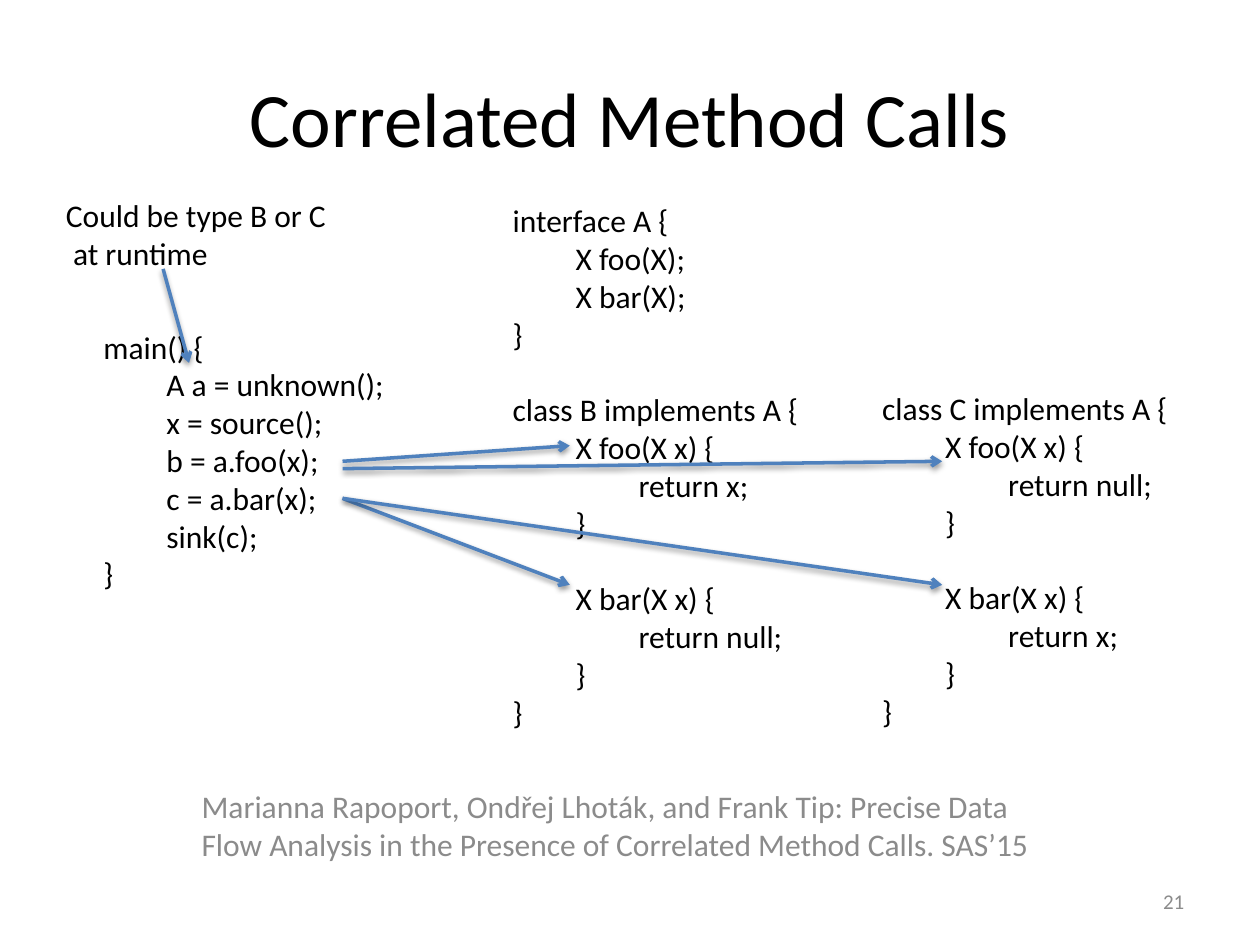
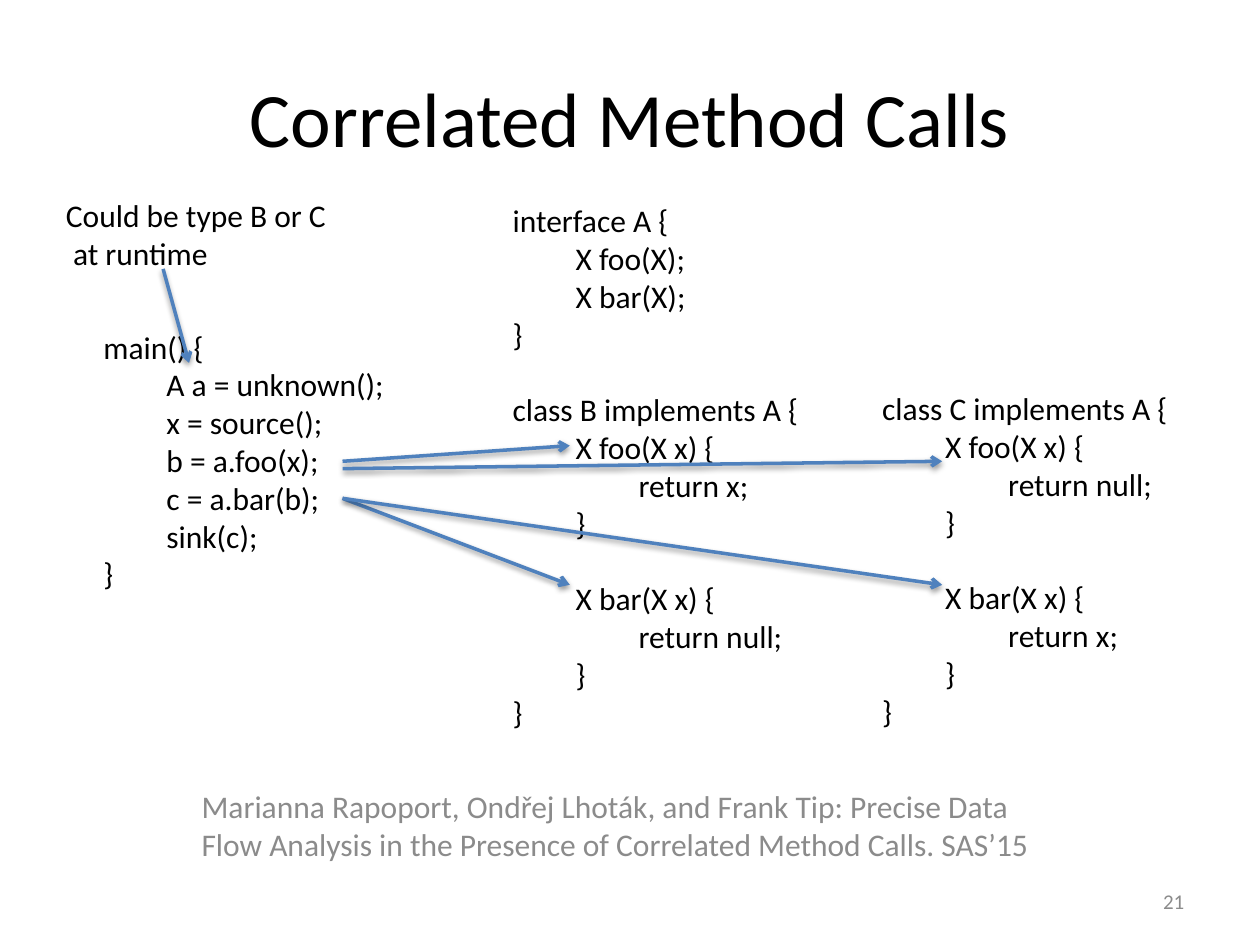
Before and after one commit to stg-tud/apsa, a slide deck: slide 21 of 2016/lecture/APSA-09-CFLRP-IDE.pptx. Drawn at 1260x945 pixels with LibreOffice and Linux fonts; fonts in the diff are those of the drawing. Boxes give left, top, right and bottom in pixels: in the first picture for what was removed or moved away, otherwise in the second. Text is boxed around its words. In the diff, an @@ line names an element or a change of style, - is before the commit and + after.

```diff
--- a/2016/lecture/APSA-09-CFLRP-IDE.pptx
+++ b/2016/lecture/APSA-09-CFLRP-IDE.pptx
@@ text at <box>166,487,320,514</box>: text changed @@
-c = a.bar(x);
+c = a.bar(b);
```
Also in this commit, not shown: 2 other slides changed, 1 other file.
